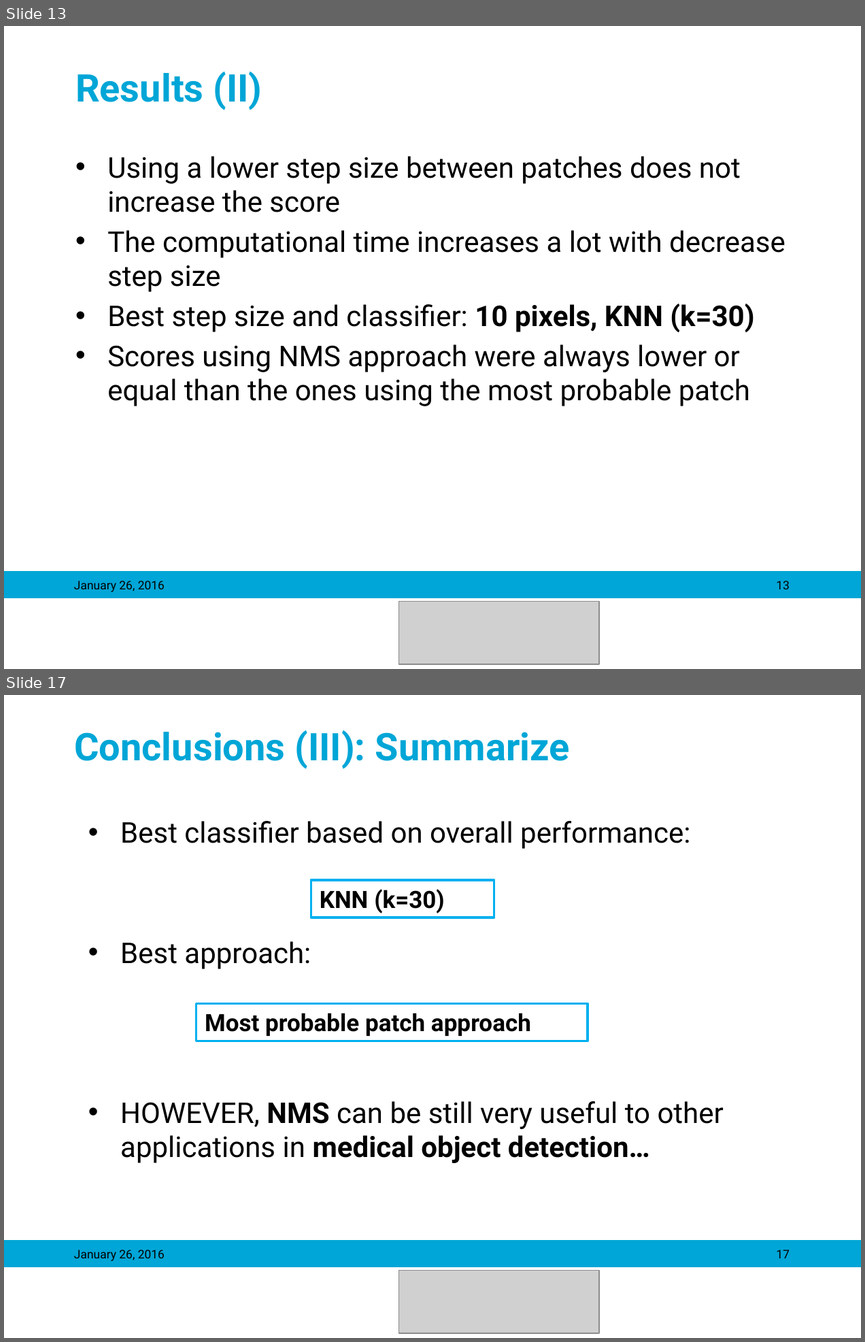
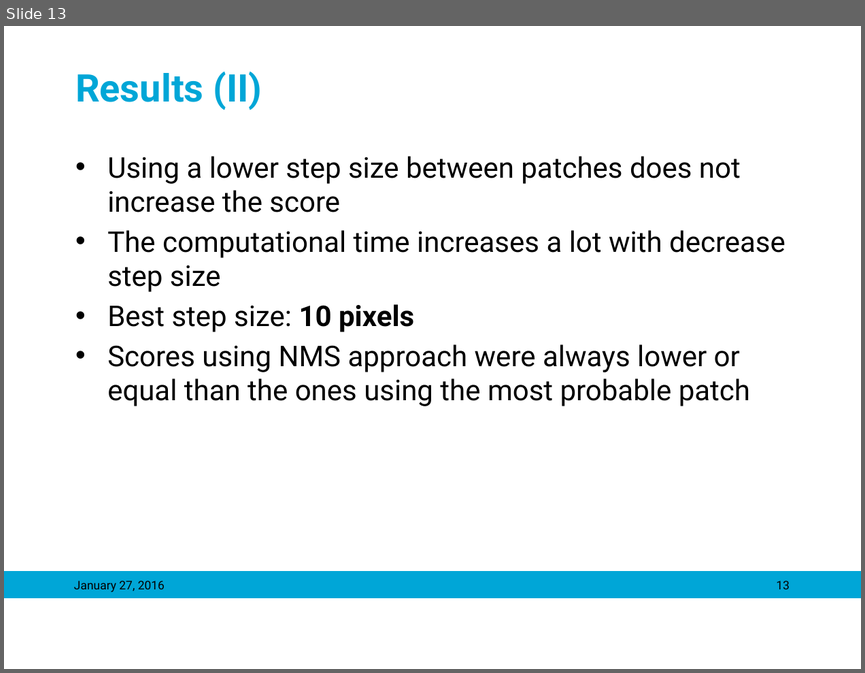
Before and after one commit to mariasv/MM_MedVis_Project, a slide deck: ppt/Object Detection in Medical Images_maria.pptx. Shown one above the other, each under a label of ours: slides 13 and 17 before the commit, slide 13 after it; the slides between them are not shown. The pictures are 865x1342 and 865x673 pixels, drawn with LibreOffice and Linux fonts; fonts in the diff are those of the drawing; grey boxes stand for pictures; background and template pictures are left out. Boxes give left, top, right and bottom in pixels: in the first picture for what was removed or moved away, otherwise in the second. Text is boxed around its words. In the diff, an @@ line names an element or a change of style, - is before the commit and + after.

```diff
--- a/ppt/Object Detection in Medical Images_maria.pptx
+++ b/ppt/Object Detection in Medical Images_maria.pptx
@@ slide 17 removed at (x1=4, y1=695, x2=861, y2=1338), background #FFFFFF; not listed: 1 template element that a slide beside it also shows @@
@@ title removed at (x1=74, y1=730, x2=570, y2=769) @@
-Conclusions (III): Summarize
@@ text removed at (x1=120, y1=821, x2=723, y2=1163) @@
-• Best classifier based on overall performance:
-• Best approach:
-• HOWEVER, NMS can be still very useful to other applications in medical object detection…
@@ rectangle removed at (x1=311, y1=880, x2=494, y2=918) @@
-KNN (k=30)
@@ rectangle removed at (x1=196, y1=1004, x2=587, y2=1041) @@
-Most probable patch approach
@@ text removed at (x1=74, y1=1249, x2=164, y2=1261) @@
-January 26, 2016
@@ page number removed at (x1=776, y1=1249, x2=789, y2=1258) @@
-17
@@ picture removed at (x1=399, y1=1270, x2=600, y2=1332) @@
@@ slide 13 changed as well @@
@@ text at (x1=107, y1=304, x2=414, y2=332): text changed @@
-• Best step size and classifier: 10 pixels, KNN (k=30)
+• Best step size: 10 pixels
@@ text at (x1=74, y1=580, x2=164, y2=592): text changed @@
-January 26, 2016
+January 27, 2016
@@ picture removed at (x1=399, y1=601, x2=600, y2=663) @@
```
Also in this commit, not shown: 14 other slides changed, 2 slides added, 2 other slides removed.
